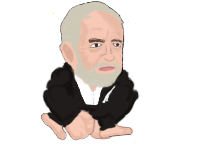
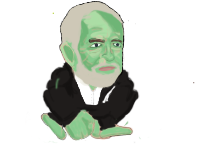
Layers edited between the first and the second 199×150 image:
added layer "Layer 12" above "head" over [42, 25, 149, 143]
added group "head" with 16 layers above "hair outline" over [52, 1, 195, 89]
added layer "outline top" in group "head" over [88, 38, 123, 62]
added layer "eye brows" in group "head" over [88, 39, 195, 84]
added layer "Layer 11" in group "head" over [93, 23, 136, 47]
added layer "eye hite" in group "head" over [91, 43, 121, 48]
added layer "hair" in group "head" over [60, 1, 125, 88]
added layer "lips" in group "head" over [94, 34, 117, 72]
added layer "face crease" in group "head" over [78, 27, 123, 67]
added layer "face shadow" (37%) in group "head" over [75, 8, 124, 72]
added layer "face highlights" (91%) in group "head" over [83, 10, 123, 60]
added layer "face" in group "head" over [52, 7, 125, 89]
added layer "ear shadow" (51%) in group "head" over [62, 43, 75, 64]
added layer "ear" in group "head" over [59, 42, 78, 80]
added layer "ouline" in group "head" over [59, 1, 129, 88]
